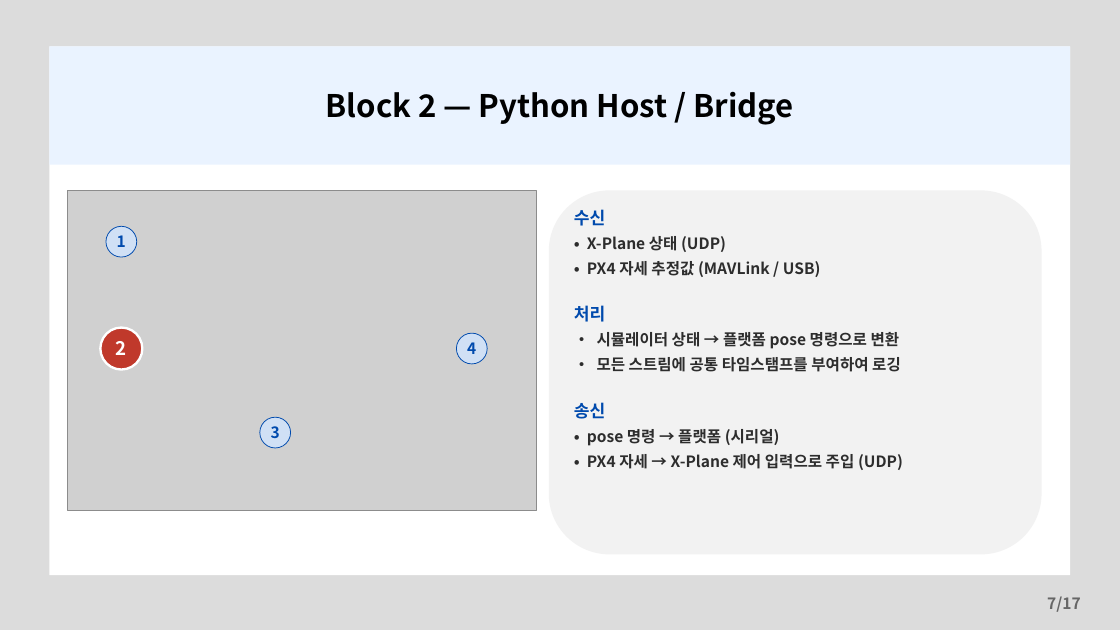
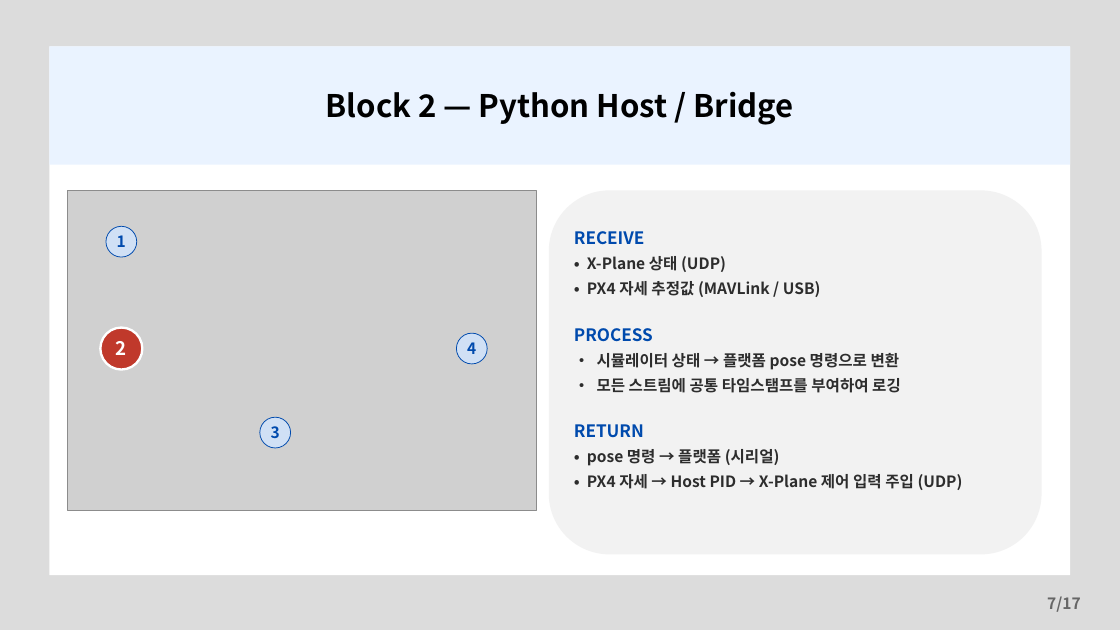
Before and after one commit to banana99ou/Stewart-Platform, a slide deck: slide 7 of presentation/KSAS_Spring2026_Presentation.pptx. Drawn at 1120x630 pixels with LibreOffice and Linux fonts; fonts in the diff are those of the drawing; grey boxes stand for pictures. Boxes give left, top, right and bottom in pixels: in the first picture for what was removed or moved away, otherwise in the second. Text is boxed around its words. In the diff, an @@ line names an element or a change of style, - is before the commit and + after.

```diff
--- a/presentation/KSAS_Spring2026_Presentation.pptx
+++ b/presentation/KSAS_Spring2026_Presentation.pptx
@@ text at <box>574,231,645,245</box>: text changed @@
-수신
+RECEIVE
@@ text at <box>574,328,653,342</box>: text changed @@
-처리
+PROCESS
@@ text at <box>574,424,644,437</box>: text changed @@
-송신
+RETURN
@@ text at <box>587,474,963,490</box>: text changed @@
-• PX4 자세 → X-Plane 제어 입력으로 주입 (UDP)
+• PX4 자세 → Host PID → X-Plane 제어 입력 주입 (UDP)
```
Also in this commit, not shown: 11 other slides changed, 1 other file.
